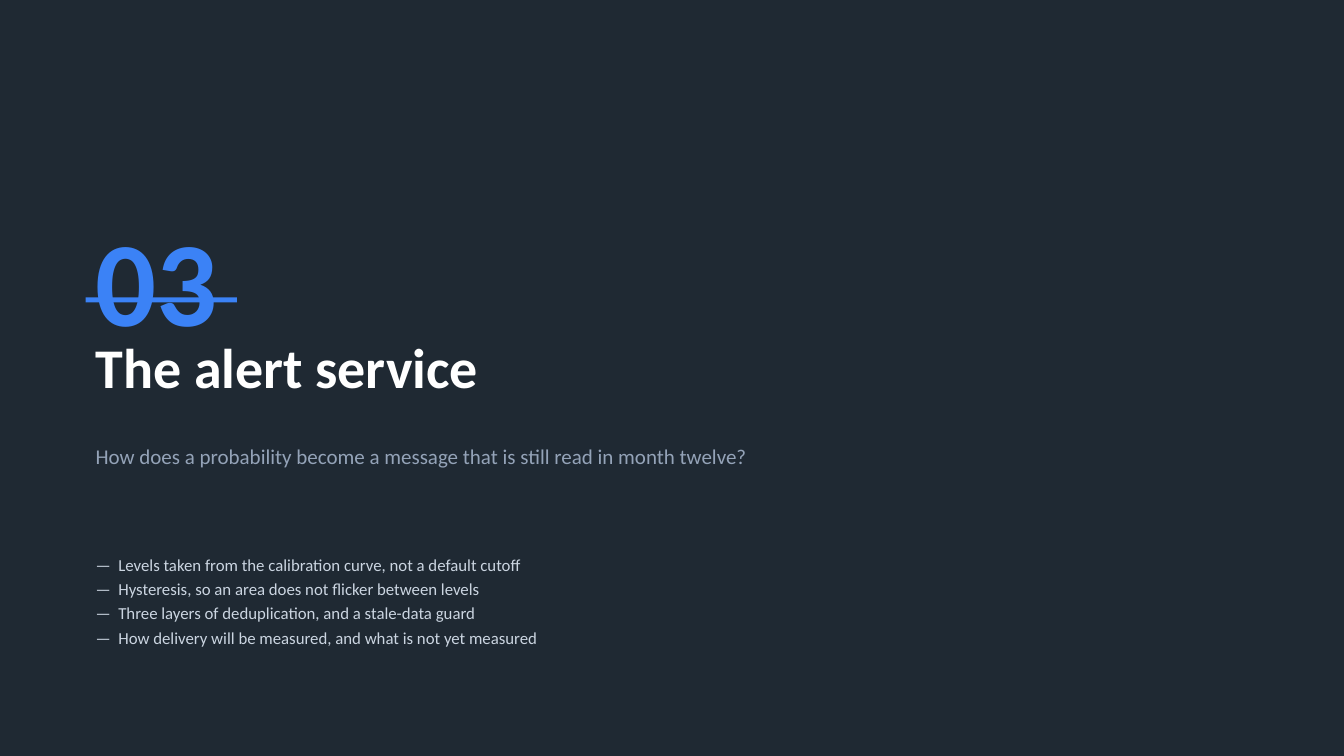
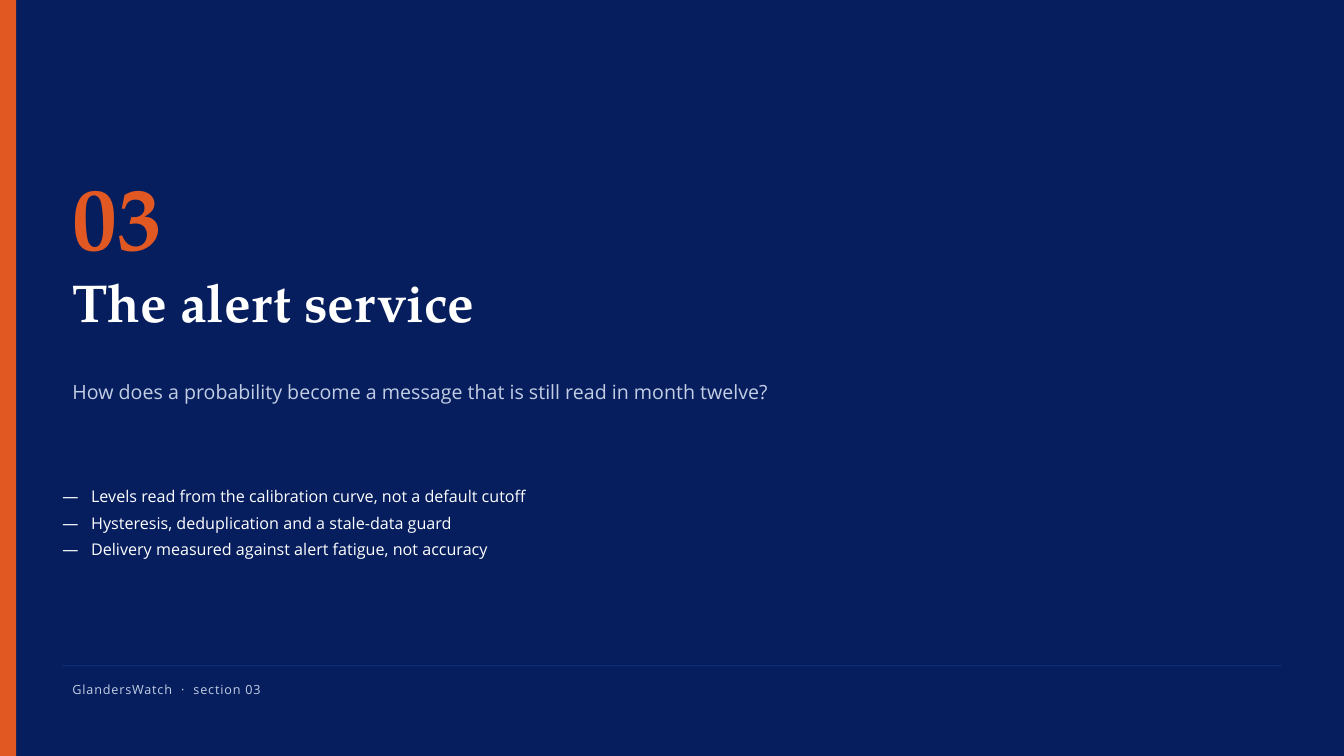
Before and after one commit to YuvrajSingh-mist/glandersWatch, a slide deck: slide 19 of GlandersWatch_Deck.pptx (slide 13 before the commit). Drawn at 1344x756 pixels with LibreOffice and Linux fonts; fonts in the diff are those of the drawing. Boxes give left, top, right and bottom in pixels: in the first picture for what was removed or moved away, otherwise in the second. Text is boxed around its words. In the diff, an @@ line names an element or a change of style, - is before the commit and + after.

Commit message:
Redesign deck on the department report template
Replace the ad-hoc styling with the template's visual system: navy cover
panel, light lavender ground, periwinkle numbered cards, a single orange
accent, Playfair Display headings and Open Sans text. Install both fonts
locally so the exported PDF embeds them.

Structure becomes three sections with dividers: the risk engine, the
explanation layer and the alert service. Adds a curves slide (ROC against
PR, plus the selection ablation) and a per-model slide carrying the
logistic, forest and boosting formulations. Every figure and number is
still read from reports/*.json.

```diff
--- a/GlandersWatch_Deck.pptx
+++ b/GlandersWatch_Deck.pptx
@@ rectangle at <box>0,0,1344,756</box>: fill #1F2933 to #061E5E @@
@@ rectangle added at <box>0,0,16,756</box>, fill #E25822 @@
@@ text "03": place and size @@
-text "03" at <box>96,247,218,355</box>
+text "03" at <box>72,191,162,252</box>
@@ text "03" at <box>72,191,162,252</box>: size 86 to 64 pt, font Calibri to TeX Gyre Pagella, text colour #3B82F6 to #E25822 @@
@@ text "The alert service": place and size @@
-text "The alert service" at <box>96,348,478,389</box>
+text "The alert service" at <box>72,283,474,323</box>
@@ text "The alert service" at <box>72,283,474,323</box>: size 40 to 38 pt, font Calibri to TeX Gyre Pagella @@
@@ rectangle removed at <box>86,297,237,302</box> @@
@@ text "How does a probability become ...": place and size @@
-text "How does a probability become ..." at <box>96,449,747,468</box>
+text "How does a probability become ..." at <box>72,384,767,404</box>
@@ text "How does a probability become ..." at <box>72,384,767,404</box>: size 15 to 14 pt, font Calibri to Open Sans, text colour #94A3B8 to #C3CEE4 @@
@@ text at <box>91,489,526,559</box>: text changed; size 12 to 11.5 pt; font Calibri to Open Sans; text colour #CBD5E1 to #FFFFFF @@
-— Levels taken from the calibration curve, not a default cutoff
-— Hysteresis, so an area does not flicker between levels
-— Three layers of deduplication, and a stale-data guard
-— How delivery will be measured, and what is not yet measured
+— Levels read from the calibration curve, not a default cutoff
+— Hysteresis, deduplication and a stale-data guard
+— Delivery measured against alert fatigue, not accuracy
@@ rectangle added at <box>63,665,1281,666</box>, fill #0E2C74 @@
@@ text added at <box>72,684,260,694</box>, 9 pt, text #C3CEE4 @@
+GlandersWatch · section 03
```
Also in this commit, not shown: 9 other slides changed, 13 slides added, 7 slides removed, 2 other files.
